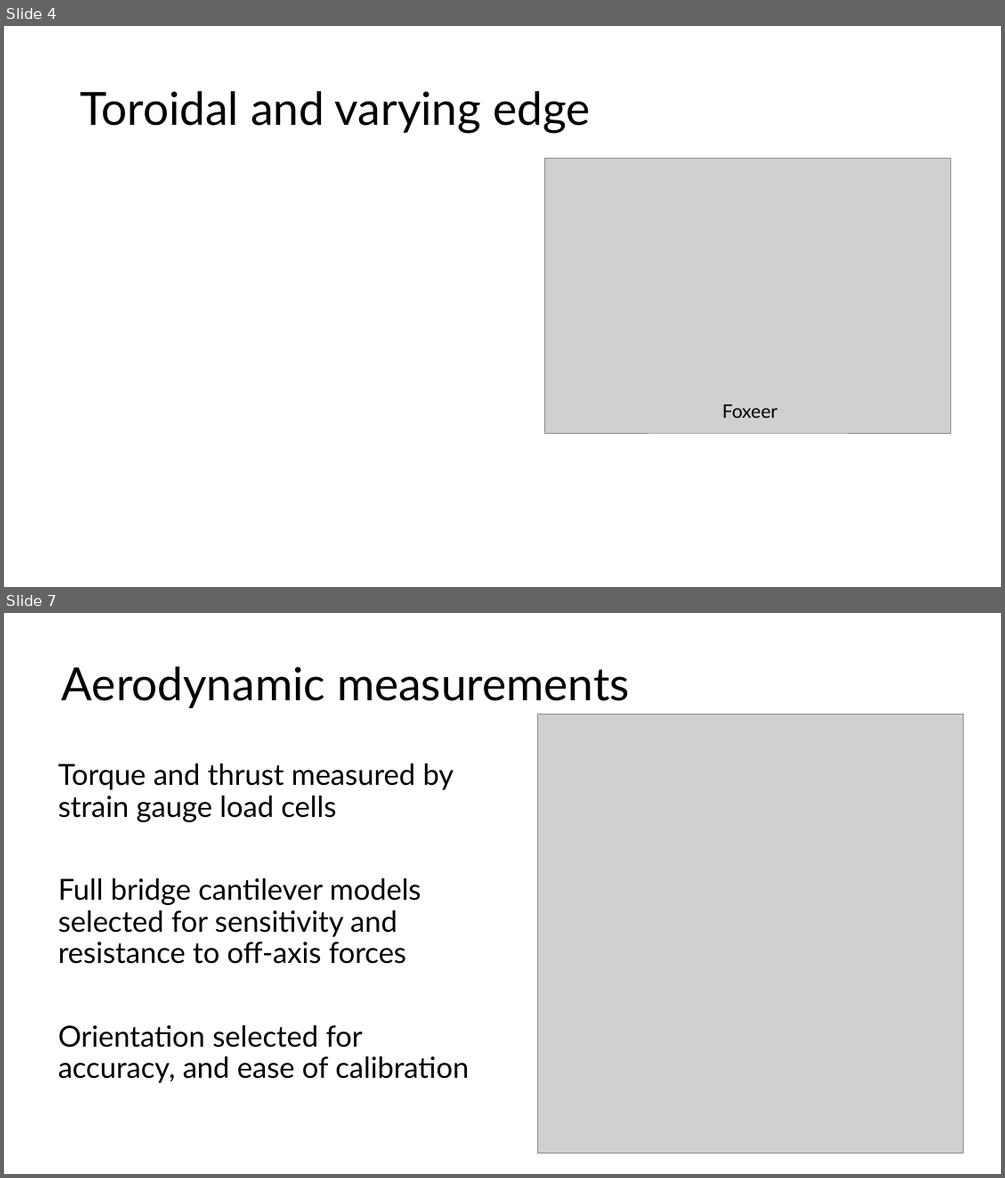
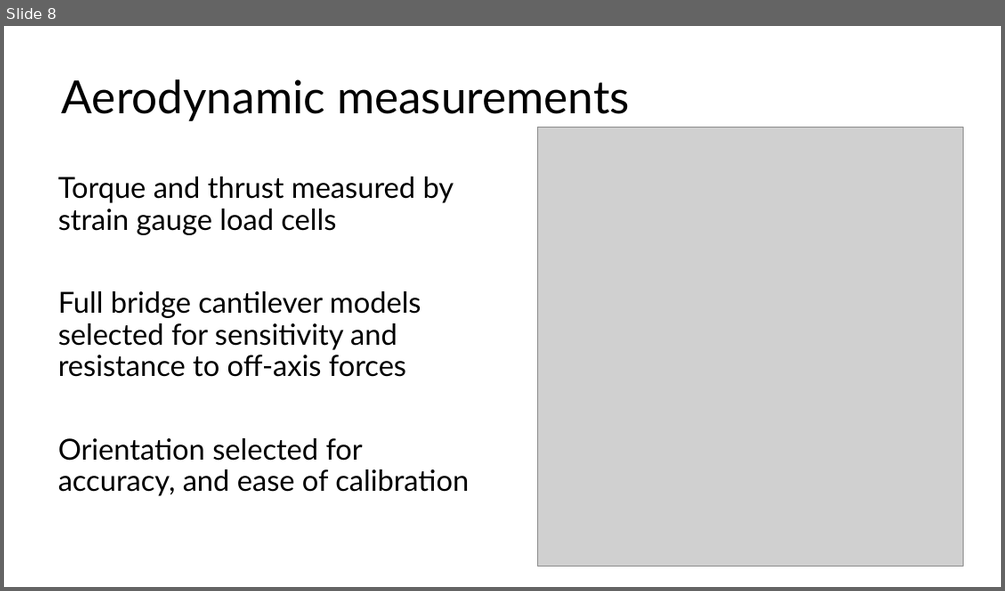
Before and after one commit to lpender3672/propeller-acoustics, a slide deck: deliverables/michaelmas_presentation.pptx. Shown one above the other, each under a label of ours: slides 4 and 7 before the commit, slide 8 after it; the slides between them are not shown. The pictures are 1005x1178 and 1005x591 pixels, drawn with LibreOffice and Linux fonts; fonts in the diff are those of the drawing; grey boxes stand for pictures. Boxes give left, top, right and bottom in pixels: in the first picture for what was removed or moved away, otherwise in the second. Text is boxed around its words. In the diff, an @@ line names an element or a change of style, - is before the commit and + after.

```diff
--- a/deliverables/michaelmas_presentation.pptx
+++ b/deliverables/michaelmas_presentation.pptx
@@ slide 4 removed at [4,26,1001,587], background #FFFFFF @@
@@ title removed at [80,91,590,133] @@
-Toroidal and varying edge
@@ picture removed at [544,159,950,433] @@
@@ text removed at [722,404,777,418] @@
-Foxeer
@@ what was slide 7 is now slide 8 @@
```
Also in this commit, not shown: 6 slides changed, 2 slides added.
